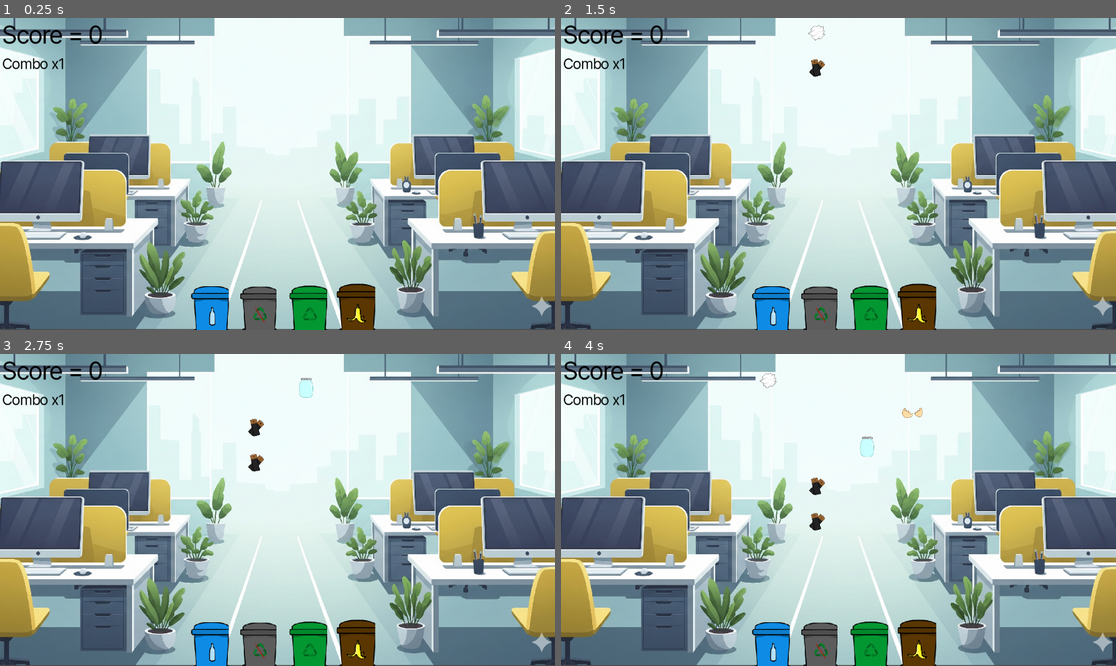
Above: before the commit, frames 1-4 (two rows, left to right).
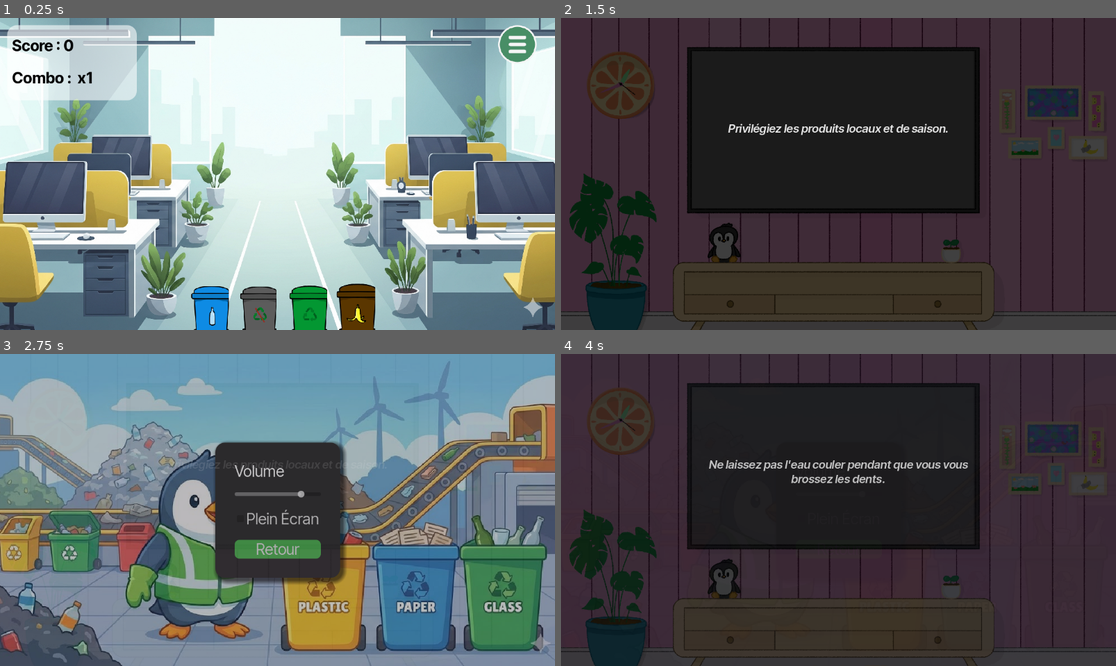
Above: after the commit, the same moments.

Repository: PingBeat/Rhythm-Cycle
Game: Godot game, scene res://Levels/game.tscn
The game is run twice, just before and just after one commit, with the same random seed, the same clock (stepped at 60 frames per second) and the same inputs. This scene is started directly instead of the project's main scene. Sound files missing from this copy of the repository are replaced by a short silence.
Inputs (mouse positions are in pixels of both pictures, inside the frame that each line leads up to):
- Up to frame 1 (0.25 s): no input
- Up to frame 2 (1.5 s): click (1077, 42) at 0.52 s; click (838, 211) at 1.25 s, where only the run after the commit has a clickable "Retour"
- Up to frame 3 (2.75 s): click (277, 519) at 2 s, where only the run after the commit has a clickable "Plein Écran"
- Up to frame 4 (4 s): click (838, 519) at 2.75 s, where only the run after the commit has a clickable "Plein Écran"; click (838, 547) at 3.5 s, where only the run after the commit has a clickable "Retour"

The runs differ from the first frame. In frame 1, 21% of the frame differs, in the area x 0-100%, y 0-100%; in frame 2, 99%; in frame 3, 91%; in frame 4, 99%.

Commit message:
Finition du niveau 1
rajout des éléments suivant :
bouton options
fond des scores
police des scores

Diff:
--- a/Levels/game.gd
+++ b/Levels/game.gd
@@ -11,8 +11,8 @@
 
 var score = 0
 var combo = 1
-@onready var score_label: RichTextLabel = $scoreLabel
-@onready var combo_label: RichTextLabel = $comboLabel
+@onready var score_label: RichTextLabel = $FondScore/scoreLabel
+@onready var combo_label: RichTextLabel = $FondScore/comboLabel
 
 var note = preload("res://Gameplay/note.tscn")
 var rng = RandomNumberGenerator.new()
@@ -101,3 +101,13 @@
 	add_child(canvas)
 	menu_fin.afficher_resultats(score)
 	get_tree().paused = true
+
+func _on_options_pressed() -> void:
+	LoadingScreen.change_scene("res://UI/menu_settings.tscn")
+
+func _on_options_mouse_entered() -> void:
+	$Options.modulate = Color("b2b2b2ff")
+
+
+func _on_options_mouse_exited() -> void:
+	$Options.modulate = Color("ffffffff")
--- a/Levels/game.tscn
+++ b/Levels/game.tscn
@@ -9,6 +9,8 @@
 [ext_resource type="Texture2D" uid="uid://cv0ttf3uijnme" path="res://Assets/Images/poubelle_marron.png" id="6_vef74"]
 [ext_resource type="PackedScene" uid="uid://bt7240kd040e6" path="res://Gameplay/conductor.tscn" id="8_vef74"]
 [ext_resource type="AudioStream" uid="uid://dqbvm5ang1y1k" path="res://Assets/Audio/Garden-Cycle_v2.1.mp3" id="9_hve3p"]
+[ext_resource type="FontFile" uid="uid://dcendgwfv6ixn" path="res://Assets/Texte/Inter_Tight/static/InterTight-Bold.ttf" id="10_e33e4"]
+[ext_resource type="Texture2D" uid="uid://ctlew4y8ujarj" path="res://Assets/Images/Bouton/Menu-Button.svg" id="11_7apmo"]
 
 [sub_resource type="AtlasTexture" id="AtlasTexture_hve3p"]
 atlas = ExtResource("3_ryrav")
@@ -98,78 +100,111 @@
 "speed": 5.0
 }]
 
-[node name="Game" type="Node"]
+[sub_resource type="StyleBoxFlat" id="StyleBoxFlat_1yluu"]
+bg_color = Color(1, 1, 1, 0.5882353)
+corner_radius_top_left = 20
+corner_radius_top_right = 20
+corner_radius_bottom_right = 20
+corner_radius_bottom_left = 20
+
+[node name="Game" type="Node" unique_id=1963771965]
 script = ExtResource("1_eow3j")
 beatsBeforeStart = 8
 
-[node name="Background" type="Sprite2D" parent="."]
-position = Vector2(4, -1.0000019)
-scale = Vector2(0.4200846, 0.42008463)
+[node name="Background" type="Sprite2D" parent="." unique_id=160389661]
+position = Vector2(3.528595e-05, 0.18748581)
+scale = Vector2(0.40909094, 0.42163083)
 texture = ExtResource("1_80nbo")
 
-[node name="Camera2D" type="Camera2D" parent="."]
-
-[node name="Key" parent="." instance=ExtResource("2_e2o6t")]
+[node name="Camera2D" type="Camera2D" parent="." unique_id=1362532479]
+
+[node name="Key" parent="." unique_id=742953539 instance=ExtResource("2_e2o6t")]
 position = Vector2(-150, 250)
 scale = Vector2(2, 2)
 
-[node name="boutonBleu" type="AnimatedSprite2D" parent="Key"]
+[node name="boutonBleu" type="AnimatedSprite2D" parent="Key" unique_id=1677192190]
 position = Vector2(0.62500006, 9.421874)
 scale = Vector2(0.39791664, 0.39791664)
 sprite_frames = SubResource("SpriteFrames_feb5d")
 frame_progress = 0.84401083
 
-[node name="Key2" parent="." instance=ExtResource("2_e2o6t")]
+[node name="Key2" parent="." unique_id=916569530 instance=ExtResource("2_e2o6t")]
 position = Vector2(-50, 250)
 scale = Vector2(2, 2)
 key = "jaune"
 
-[node name="boutonJaune" type="AnimatedSprite2D" parent="Key2"]
+[node name="boutonJaune" type="AnimatedSprite2D" parent="Key2" unique_id=220568082]
 position = Vector2(1.0000008, 9.499994)
 scale = Vector2(0.38541666, 0.3883013)
 sprite_frames = SubResource("SpriteFrames_215e1")
 
-[node name="Key3" parent="." instance=ExtResource("2_e2o6t")]
+[node name="Key3" parent="." unique_id=823924508 instance=ExtResource("2_e2o6t")]
 position = Vector2(50, 250)
 scale = Vector2(2, 2)
 key = "vert"
 
-[node name="boutonVert" type="AnimatedSprite2D" parent="Key3"]
+[node name="boutonVert" type="AnimatedSprite2D" parent="Key3" unique_id=973749601]
 position = Vector2(2.4999995, 10.000002)
 scale = Vector2(0.39999995, 0.39999992)
 sprite_frames = SubResource("SpriteFrames_e8heu")
 
-[node name="Key4" parent="." instance=ExtResource("2_e2o6t")]
+[node name="Key4" parent="." unique_id=866324044 instance=ExtResource("2_e2o6t")]
 position = Vector2(150, 250)
 scale = Vector2(2, 2)
 key = "marron"
 
-[node name="boutonMarron" type="AnimatedSprite2D" parent="Key4"]
+[node name="boutonMarron" type="AnimatedSprite2D" parent="Key4" unique_id=310133662]
 position = Vector2(2, 8)
 scale = Vector2(0.4125, 0.4125)
 sprite_frames = SubResource("SpriteFrames_e36ub")
 
-[node name="scoreLabel" type="RichTextLabel" parent="."]
-offset_left = -571.0
-offset_top = -320.0
-offset_right = 574.0
-offset_bottom = -255.0
-theme_override_colors/default_color = Color(0, 0, 0, 1)
-theme_override_font_sizes/normal_font_size = 50
-text = "Score = 0"
-
-[node name="comboLabel" type="RichTextLabel" parent="."]
-offset_left = -571.0
-offset_top = -248.0
-offset_right = 574.0
-offset_bottom = -192.0
-theme_override_colors/default_color = Color(0, 0, 0, 1)
-theme_override_font_sizes/normal_font_size = 30
-text = "Combo x1"
-
-[node name="Conductor" parent="." instance=ExtResource("8_vef74")]
+[node name="Conductor" parent="." unique_id=2009809993 instance=ExtResource("8_vef74")]
 stream = ExtResource("9_hve3p")
 songBPM = 81
 
+[node name="FondScore" type="Panel" parent="." unique_id=1452911590]
+offset_left = -561.0
+offset_top = -309.0
+offset_right = -292.0
+offset_bottom = -153.0
+theme_override_styles/panel = SubResource("StyleBoxFlat_1yluu")
+
+[node name="scoreLabel" type="RichTextLabel" parent="FondScore" unique_id=1266627313]
+layout_mode = 0
+offset_left = 10.0
+offset_top = 8.0
+offset_right = 260.0
+offset_bottom = 78.0
+theme_override_colors/default_color = Color(0, 0, 0, 1)
+theme_override_fonts/normal_font = ExtResource("10_e33e4")
+text = "Score : 0"
+vertical_alignment = 1
+
+[node name="comboLabel" type="RichTextLabel" parent="FondScore" unique_id=443549316]
+layout_mode = 0
+offset_left = 10.0
+offset_top = 75.0
+offset_right = 260.0
+offset_bottom = 145.0
+theme_override_colors/default_color = Color(0, 0, 0, 1)
+theme_override_fonts/normal_font = ExtResource("10_e33e4")
+text = "Combo :  x1"
+vertical_alignment = 1
+
+[node name="Options" type="TextureButton" parent="." unique_id=560205324]
+custom_minimum_size = Vector2(80, 80)
+offset_left = 458.0
+offset_top = -309.0
+offset_right = 538.0
+offset_bottom = -229.0
+texture_normal = ExtResource("11_7apmo")
+texture_pressed = ExtResource("11_7apmo")
+texture_hover = ExtResource("11_7apmo")
+ignore_texture_size = true
+stretch_mode = 5
+
 [connection signal="beatSignal" from="Conductor" to="." method="_on_conductor_beat_signal"]
 [connection signal="finished" from="Conductor" to="." method="_on_conductor_finished"]
+[connection signal="mouse_entered" from="Options" to="." method="_on_options_mouse_entered"]
+[connection signal="mouse_exited" from="Options" to="." method="_on_options_mouse_exited"]
+[connection signal="pressed" from="Options" to="." method="_on_options_pressed"]
--- a/UI/main_menu.tscn
+++ b/UI/main_menu.tscn
@@ -18,8 +18,8 @@
 corner_radius_top_right = 5
 corner_radius_bottom_right = 5
 corner_radius_bottom_left = 5
-shadow_color = Color(0.20871013, 0.20871016, 0.20871013, 0.6)
-shadow_size = 2
+shadow_color = Color(0.40069774, 0.40069768, 0.40069783, 0.6)
+shadow_size = 1
 shadow_offset = Vector2(4, -2)
 
 [sub_resource type="StyleBoxFlat" id="StyleBoxFlat_rhts7"]
@@ -28,7 +28,7 @@
 corner_radius_top_right = 5
 corner_radius_bottom_right = 5
 corner_radius_bottom_left = 5
-shadow_color = Color(0.29219002, 0.29219005, 0.29219002, 0.6)
+shadow_color = Color(0.41598046, 0.41598043, 0.4159804, 0.6)
 shadow_size = 1
 shadow_offset = Vector2(4, -2)
 
Not shown: 1 places in Levels/game.tscn that only renumber resources
